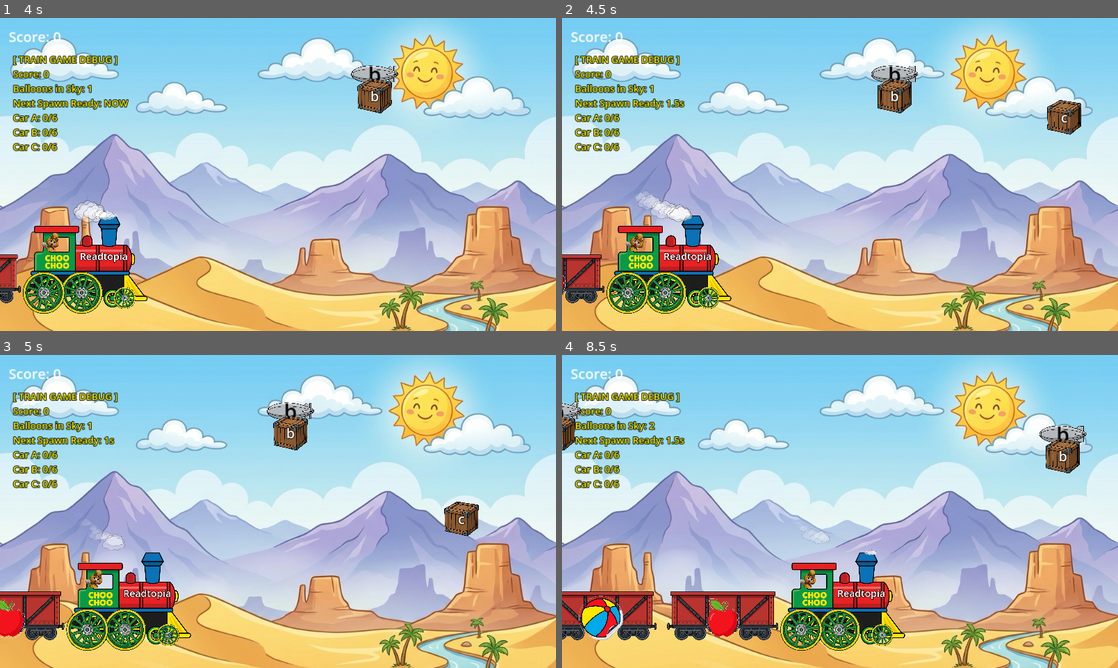
Above: before the commit, frames 1-4 (two rows, left to right).
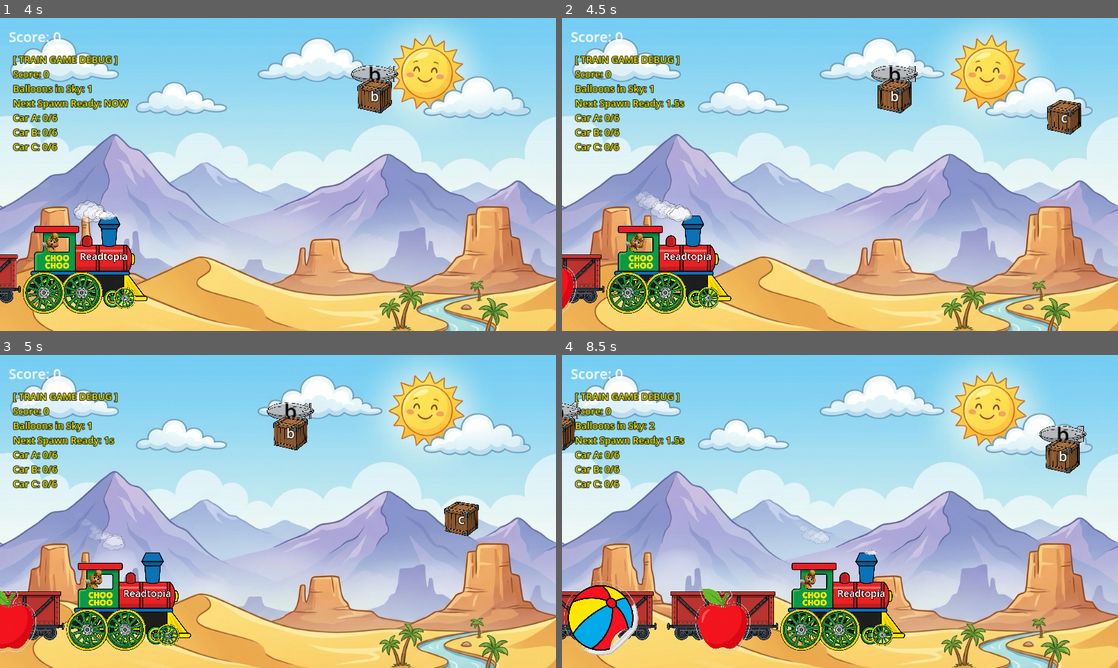
Above: after the commit, the same moments.

Repository: xiangfa/rt-games-godot
Game: Godot game, scene res://scenes/main.tscn
The game is run twice, just before and just after one commit, with the same random seed, the same clock (stepped at 60 frames per second) and the same inputs.
Inputs (mouse positions are in pixels of both pictures, inside the frame that each line leads up to):
- Up to frame 1 (4 s): tap Enter at 0.5 s; move the mouse to (400, 158) at 0.52 s; click (400, 158) at 0.67 s; move the mouse to (478, 74) at 1.27 s; click (478, 74) at 1.42 s; move the mouse to (333, 105) at 2.02 s; click (333, 105) at 2.17 s; move the mouse to (250, 237) at 2.77 s; click (250, 237) at 2.92 s; move the mouse to (444, 221) at 3.52 s; click (444, 221) at 3.67 s
- Up to frame 2 (4.5 s): move the mouse to (1084, 96) at 4.27 s; click (1084, 96) at 4.42 s
- Up to frame 3 (5 s): no input
- Up to frame 4 (8.5 s): move the mouse to (867, 511) at 5.02 s; click (867, 511) at 5.17 s; move the mouse to (756, 433) at 5.77 s; click (756, 433) at 5.92 s; move the mouse to (1062, 442) at 6.52 s; click (1062, 442) at 6.67 s; move the mouse to (728, 527) at 7.27 s; click (728, 527) at 7.42 s; move the mouse to (895, 442) at 8.02 s; click (895, 442) at 8.17 s

Frame 1 is identical in both runs. In frame 2, 0.2% of the frame differs, in the area x 0-3%, y 79-95%; in frame 3, 0.6%; in frame 4, 2.8%, in the area x 0-34%, y 72-96%.

Commit message:
v2.2: Fixed carriage icon visibility with process_frame delay and increased scale/z-index

Diff:
--- a/train-words/scenes/car.tscn
+++ b/train-words/scenes/car.tscn
@@ -20,8 +20,9 @@
 scale = Vector2(0.3, 0.3)
 
 [node name="Icon" type="Sprite2D" parent="."]
+z_index = 5
 position = Vector2(0, 5)
-scale = Vector2(0.12, 0.12)
+scale = Vector2(0.2, 0.2)
 
 [node name="CollisionShape2D" type="CollisionShape2D" parent="."]
 position = Vector2(0, -40)
--- a/train-words/scripts/balloon.gd
+++ b/train-words/scripts/balloon.gd
@@ -1,11 +1,9 @@
 extends Node2D
 
 @onready var crate_anchor = $CrateAnchor
-@onready var icon = $Icon
 var crate_scene = preload("res://scenes/crate.tscn")
 var label_text: String = ""
 var held_crate = null
-var icon_texture: Texture2D = null
 
 func setup(p_label: String):
 	label_text = p_label
@@ -19,13 +17,6 @@
 	# Reparent crate to self
 	add_child(held_crate)
 	held_crate.position = Vector2(0, 50) # Hang below
-
-func set_icon(texture: Texture2D):
-	icon_texture = texture
-	if icon:
-		icon.texture = texture
-	if held_crate and held_crate.has_method("set_icon"):
-		held_crate.set_icon(texture)
 
 func _ready():
 	if has_node("Label"):
--- a/train-words/scripts/car.gd
+++ b/train-words/scripts/car.gd
@@ -20,7 +20,10 @@
 func set_icon(texture: Texture2D):
 	pending_texture = texture
 	if is_node_ready() and icon:
+		print("PHYSICS_DEBUG: Car " + id + " icon set immediately.")
 		icon.texture = texture
+	else:
+		print("PHYSICS_DEBUG: Car " + id + " icon set pending (not ready/no icon yet).")
 
 func _ready():
 	if pending_texture and icon:
--- a/train-words/scripts/crate.gd
+++ b/train-words/scripts/crate.gd
@@ -4,16 +4,10 @@
 var matched: bool = false
 
 @onready var label_control = $Label
-@onready var icon = $Icon
-
 func setup(p_label: String):
 	label = p_label
 	$Label.text = label
 	$Label.visible = true
-
-func set_icon(texture: Texture2D):
-	if icon:
-		icon.texture = texture
 
 func _ready():
 	if has_node("Label"):
--- a/train-words/scripts/main.gd
+++ b/train-words/scripts/main.gd
@@ -45,10 +45,13 @@
 	train.setup_train(level_data["cars"])
 	train.position = Vector2(-200, 600)
 
-	# Pass icons to cars
+	# Pass icons to cars (Waiting for next frame ensures they are in group)
+	await get_tree().process_frame
+
 	for car in get_tree().get_nodes_in_group("train_cars"):
 		var key = car.id.left(1).to_lower()
 		if texture_map.has(key):
+			print("PHYSICS_DEBUG: Setting icon for car " + car.id + " with texture " + str(texture_map[key]))
 			car.set_icon(texture_map[key])
 
 	if spawn_timer:
@@ -113,12 +116,6 @@
 	var balloon_scene = preload("res://scenes/balloon.tscn")
 	var balloon = balloon_scene.instantiate()
 	balloon.setup(p_label)
-
-	# Pass icon to balloon
-	var key = p_label.to_lower()
-	if texture_map.has(key):
-		balloon.set_icon(texture_map[key])
-
 	balloon.add_to_group("balloon")
 
 	# Start slightly off-screen for natural entrance
